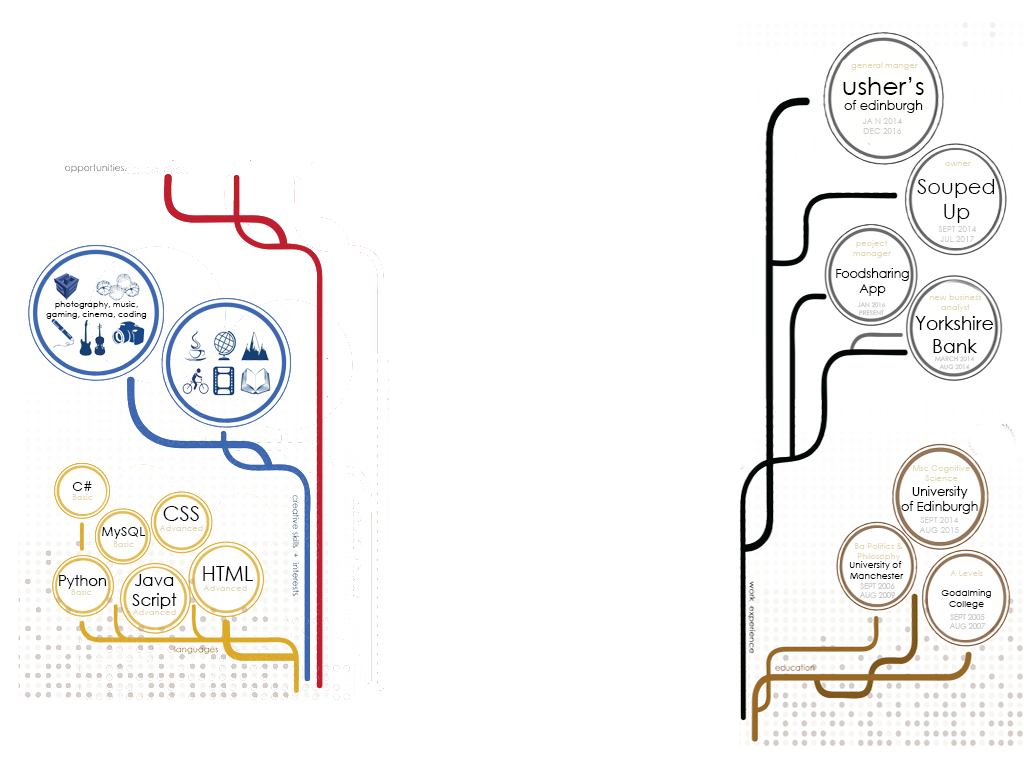
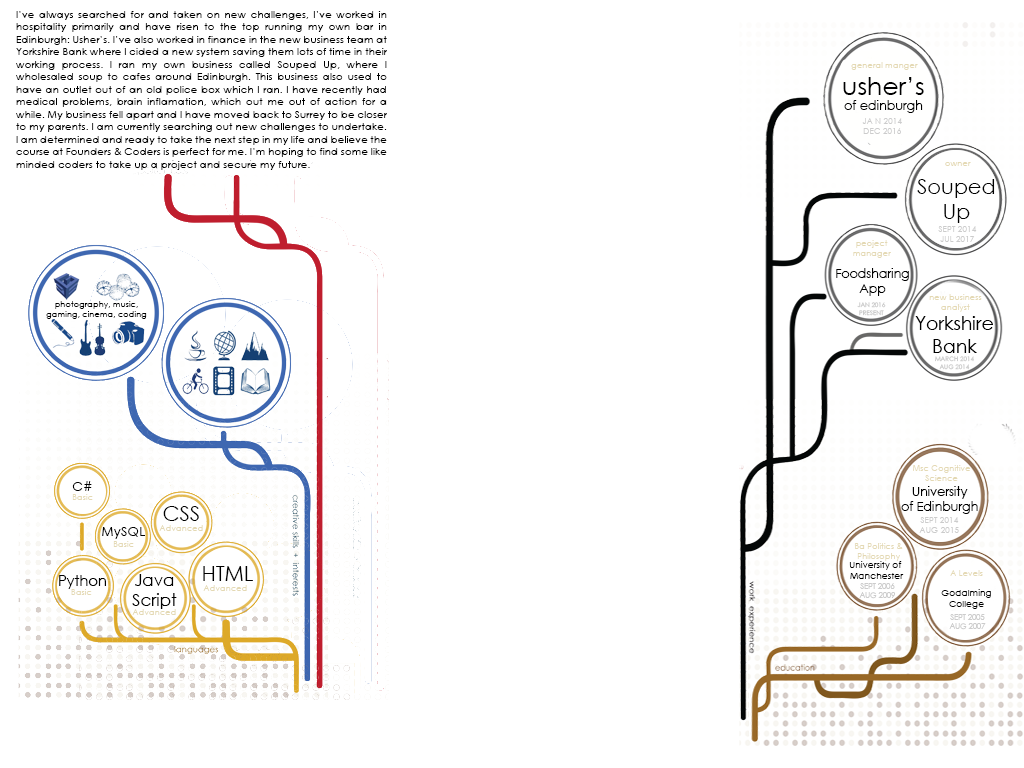
Before/after of a w=1024, h=768 layered artwork. What changed in the layer stack:
added layer "I’ve always searched for and taken on new challenges, I’ve work" above "photography, music, gaming, cinema, coding" over [16, 11, 387, 170]
painted on "left branch" over [37, 161, 145, 175]
